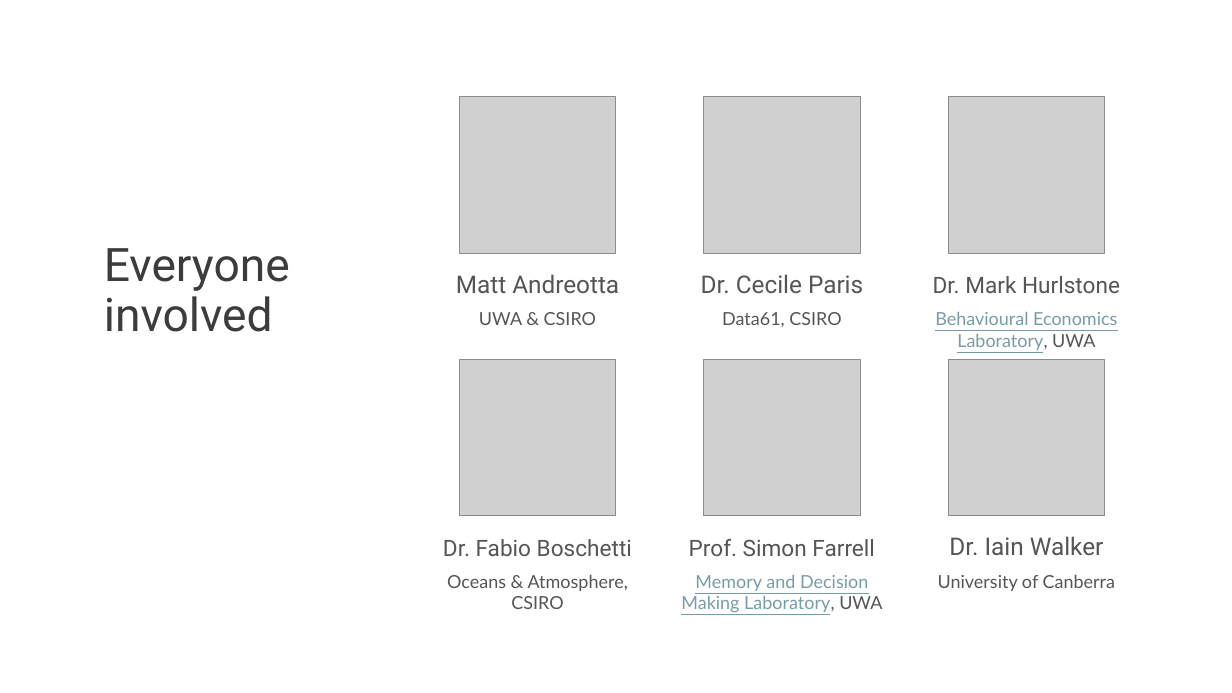
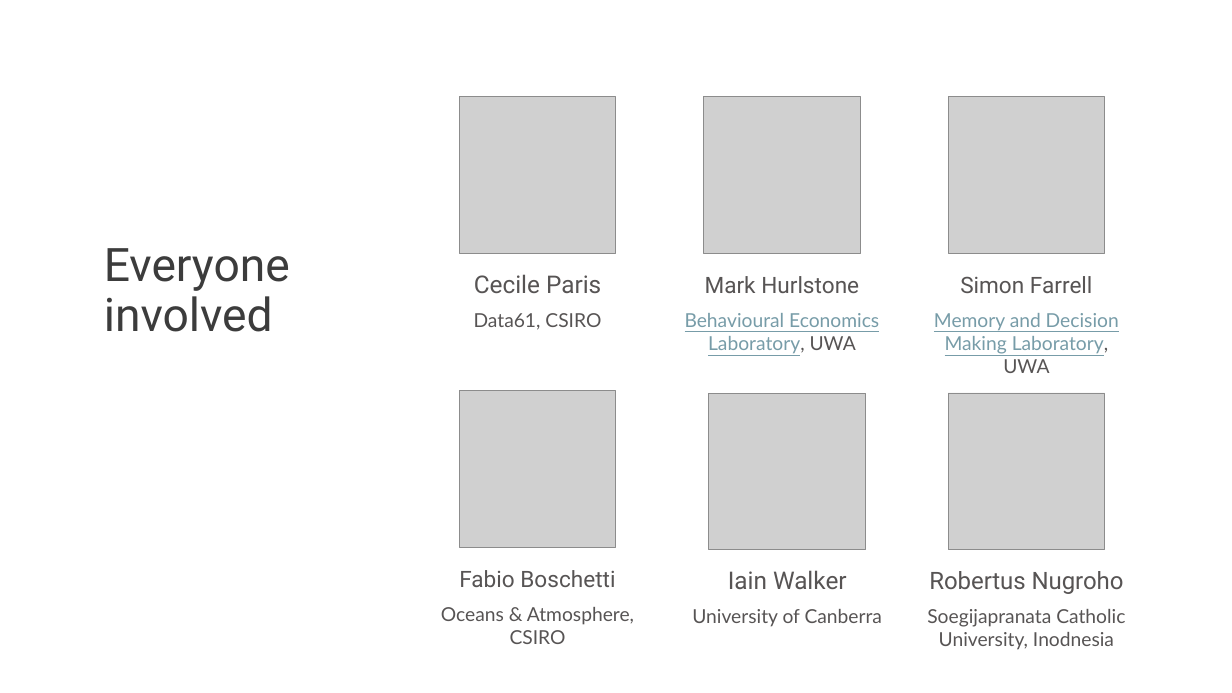
Before and after one commit to matt-lab/matt-lab.github.io, a slide deck: slide 2 of assets/presentations/data2019.pptx. Drawn at 1232x693 pixels with LibreOffice and Linux fonts; fonts in the diff are those of the drawing; grey boxes stand for pictures. Boxes give left, top, right and bottom in pixels: in the first picture for what was removed or moved away, otherwise in the second. Text is boxed around its words. In the diff, an @@ line names an element or a change of style, - is before the commit and + after.

Commit message:
Added Data61 presentation

```diff
--- a/assets/presentations/data2019.pptx
+++ b/assets/presentations/data2019.pptx
@@ text removed at [456, 274, 619, 293] @@
-Matt Andreotta
@@ text at [474, 274, 601, 293]: text changed @@
-Dr. Cecile Paris
+Cecile Paris
@@ text at [705, 276, 859, 293]: text changed @@
-Dr. Mark Hurlstone
+Mark Hurlstone
@@ text at [960, 276, 1092, 293]: text changed @@
-Prof. Simon Farrell
+Simon Farrell
@@ text "Data61, CSIRO": place and size @@
-text "Data61, CSIRO" at [722, 312, 841, 327]
+text "Data61, CSIRO" at [474, 313, 601, 330]
@@ text removed at [479, 312, 596, 325] @@
-UWA & CSIRO
@@ text "Behavioural Economics Laboratory, UWA": place and size @@
-text "Behavioural Economics Laboratory, UWA" at [935, 312, 1117, 350]
+text "Behavioural Economics Laboratory, UWA" at [685, 313, 879, 354]
@@ size 14 to 15 pt in 5 elements at [441, 607, 634, 644], [474, 313, 601, 330], [685, 313, 879, 354], [692, 609, 882, 627], [934, 313, 1119, 373] @@
@@ text "Memory and Decision Making Laboratory, ...": place and size @@
-text "Memory and Decision Making Laboratory, ..." at [681, 575, 882, 612]
+text "Memory and Decision Making Laboratory, ..." at [934, 313, 1119, 373]
@@ picture removed at [704, 360, 861, 517] @@
@@ picture: place and size @@
-picture at [459, 360, 616, 517]
+picture at [459, 391, 616, 548]
@@ picture: place and size @@
-picture at [948, 360, 1105, 517]
+picture at [709, 393, 866, 550]
@@ picture added at [948, 393, 1105, 550] @@
@@ text "Oceans & Atmosphere, CSIRO": place and size @@
-text "Oceans & Atmosphere, CSIRO" at [447, 574, 628, 609]
+text "Oceans & Atmosphere, CSIRO" at [441, 607, 634, 644]
@@ text at [459, 570, 615, 587]: text changed @@
-Dr. Fabio Boschetti
+Fabio Boschetti
@@ text at [728, 570, 847, 589]: text changed @@
-Dr. Iain Walker
+Iain Walker
@@ text added at [929, 571, 1124, 594], 18.7 pt, text #575454 @@
+Robertus Nugroho
@@ text "University of Canberra": place and size @@
-text "University of Canberra" at [938, 574, 1115, 591]
+text "University of Canberra" at [692, 609, 882, 627]
@@ text added at [927, 609, 1125, 650], 15 pt, text #575454 @@
+Soegijapranata Catholic University, Inodnesia
```
Also in this commit, not shown: 19 other slides changed, 1 slide added, 1 slide removed, 3 other files.
